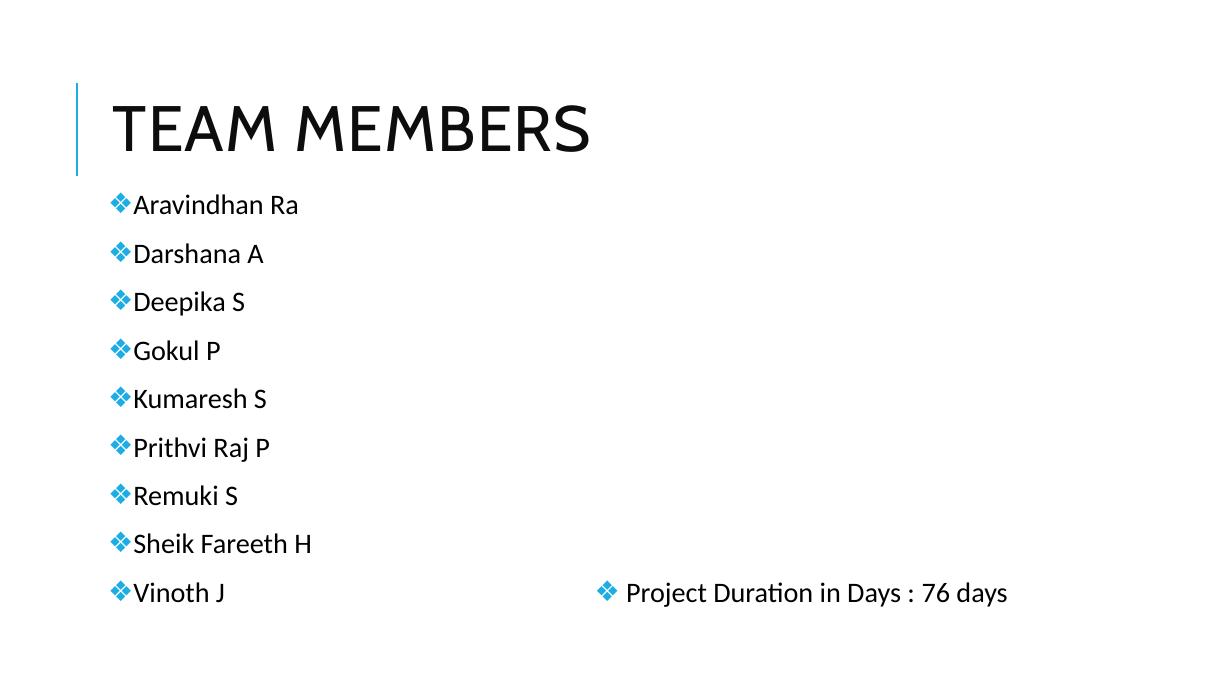
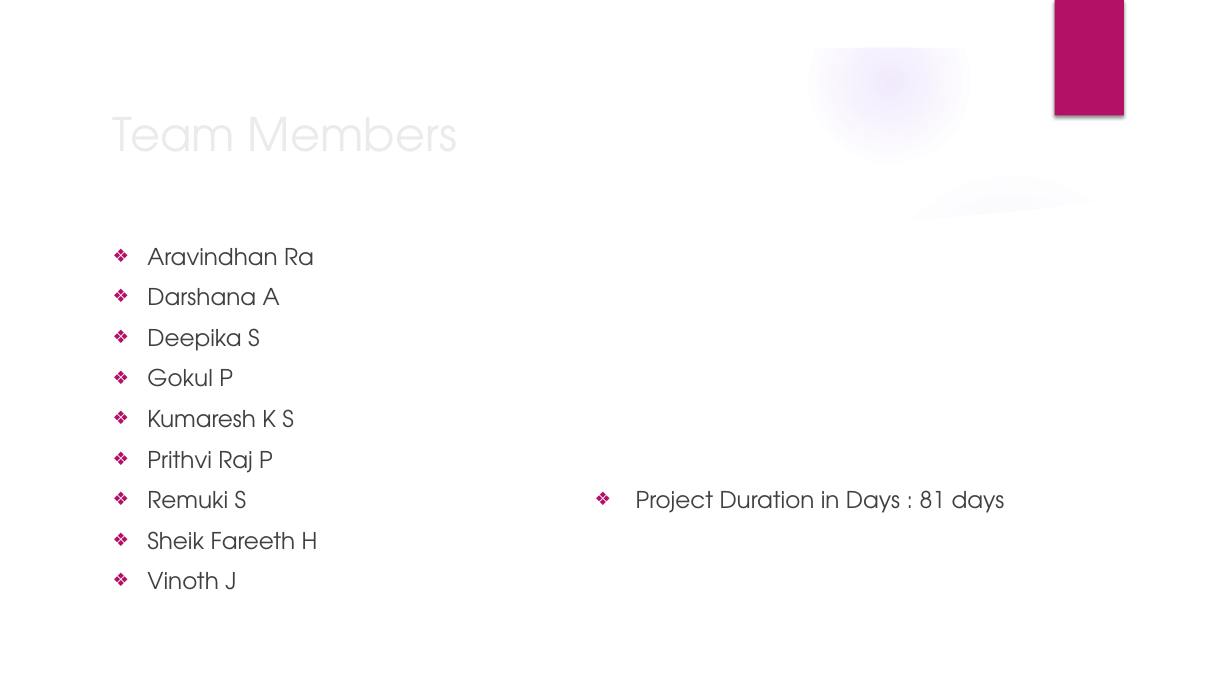
Before and after one commit to TeamAlpha01/Project, a slide deck: slide 2 of Demo PPT/Demo Template.pptx. Drawn at 1232x693 pixels with LibreOffice and Linux fonts; fonts in the diff are those of the drawing; background and template pictures are left out. Boxes give left, top, right and bottom in pixels: in the first picture for what was removed or moved away, otherwise in the second. Text is boxed around its words. In the diff, an @@ line names an element or a change of style, - is before the commit and + after.

```diff
--- a/Demo PPT/Demo Template.pptx
+++ b/Demo PPT/Demo Template.pptx
@@ group added at [0,0,1232,693]: 4 ellipses, 2 freeform shapes @@
@@ rectangle added at [1055,0,1124,116], fill #B31166 @@
@@ line removed from (77, 176) to (77, 83) @@
@@ title at [113,105,592,152]: text changed; size 50 to 36 pt; font Cabin to TeX Gyre Adventor; text colour #0D0D0D to #EBEBEB @@
-TEAM MEMBERS
+Team Members
@@ text "Aravindhan Ra": place and size @@
-text "Aravindhan Ra" at [133,194,1007,607]
+text "Aravindhan Ra" at [147,248,1005,590]
@@ text at [147,248,318,590]: size 22 to 18 pt, font Calibri to TeX Gyre Adventor, text colour #000000 to #404040 in "Aravindhan Ra", "Darshana A", "Deepika S", "Gokul P" and 4 more places; indent changed; line spacing 0.9 to 1; less space between paragraphs; bullet colour #1CADE4 to #B31166 @@
@@ text at [147,409,294,428]: text changed; size 22 to 18 pt; font Calibri to TeX Gyre Adventor; text colour #000000 to #404040 @@
-❖ Kumaresh S
+❖ Kumaresh K S
@@ text at [636,490,1005,513]: text changed; size 22 to 18 pt; font Calibri to TeX Gyre Adventor; text colour #000000 to #404040 @@
-❖ Project Duration in Days : 76 days
+❖ Project Duration in Days : 81 days
```
Also in this commit, not shown: 10 other slides changed, 1 slide added, 1 slide removed.
